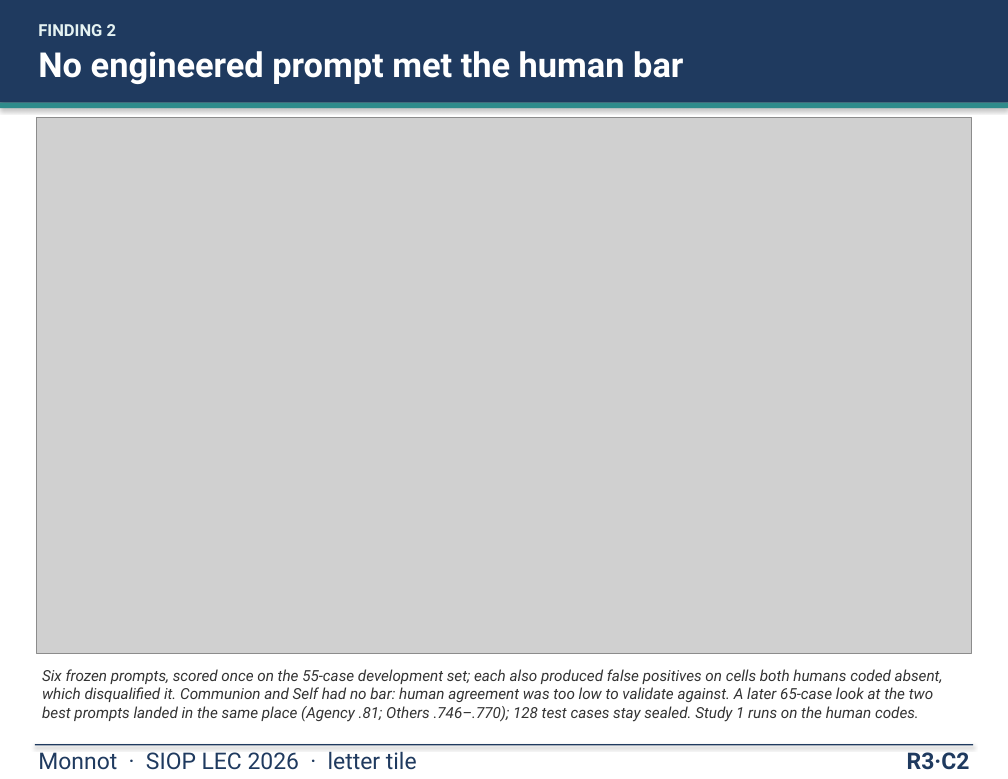
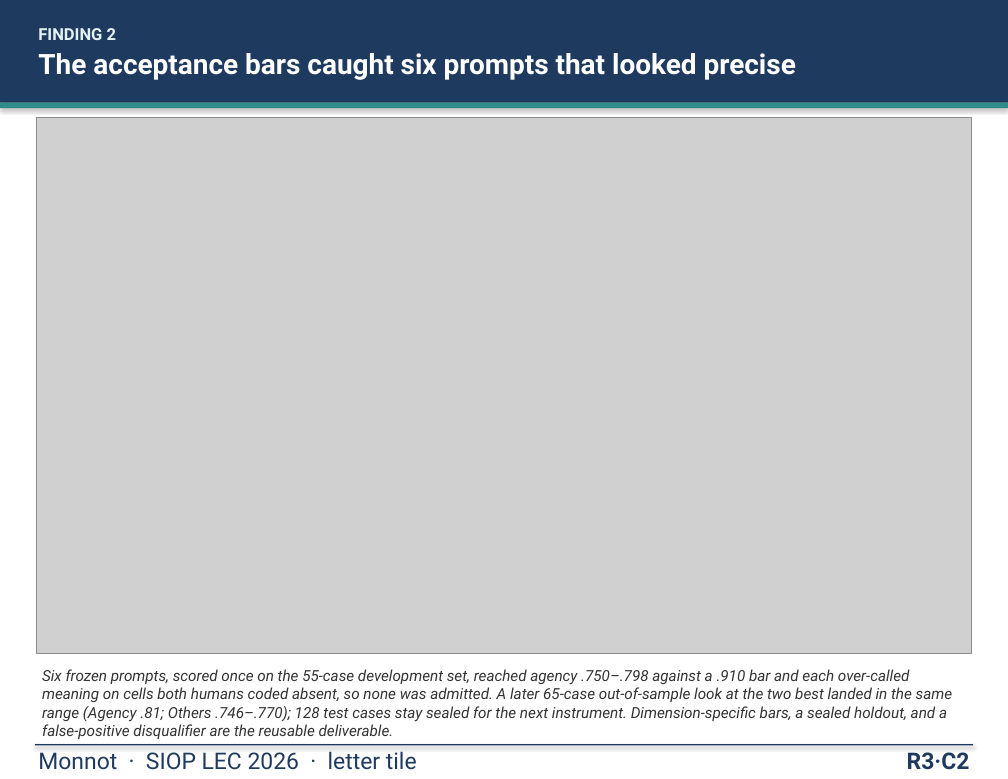
Before and after one commit to mjmonnot/mjmonnot.github.io, a slide deck: slide 10 of lec-2026/assets/Monnot_Poster_v5.pptx. Drawn at 1008x779 pixels with LibreOffice and Linux fonts; fonts in the diff are those of the drawing; grey boxes stand for pictures. Boxes give left, top, right and bottom in pixels: in the first picture for what was removed or moved away, otherwise in the second. Text is boxed around its words. In the diff, an @@ line names an element or a change of style, - is before the commit and + after.

```diff
--- a/lec-2026/assets/Monnot_Poster_v5.pptx
+++ b/lec-2026/assets/Monnot_Poster_v5.pptx
@@ text at (x1=38, y1=53, x2=796, y2=80): text changed; size 27 to 22 pt @@
-No engineered prompt met the human bar
+The acceptance bars caught six prompts that looked precise
@@ text at (x1=42, y1=669, x2=953, y2=739): text changed @@
-Six frozen prompts, scored once on the 55-case development set; each also produced false positives on cells both humans coded absent, which disqualified it. Communion and Self had no bar: human agreement was too low to validate against. A later 65-case look at the two best prompts landed in the same place (Agency .81; Others .746–.770); 128 test cases stay sealed. Study 1 runs on the human codes.
+Six frozen prompts, scored once on the 55-case development set, reached agency .750–.798 against a .910 bar and each over-called meaning on cells both humans coded absent, so none was admitted. A later 65-case out-of-sample look at the two best landed in the same range (Agency .81; Others .746–.770); 128 test cases stay sealed for the next instrument. Dimension-specific bars, a sealed holdout, and a false-positive disqualifier are the reusable deliverable.
```
Also in this commit, not shown: 6 other slides changed, 1 slide removed, 3 other files.
